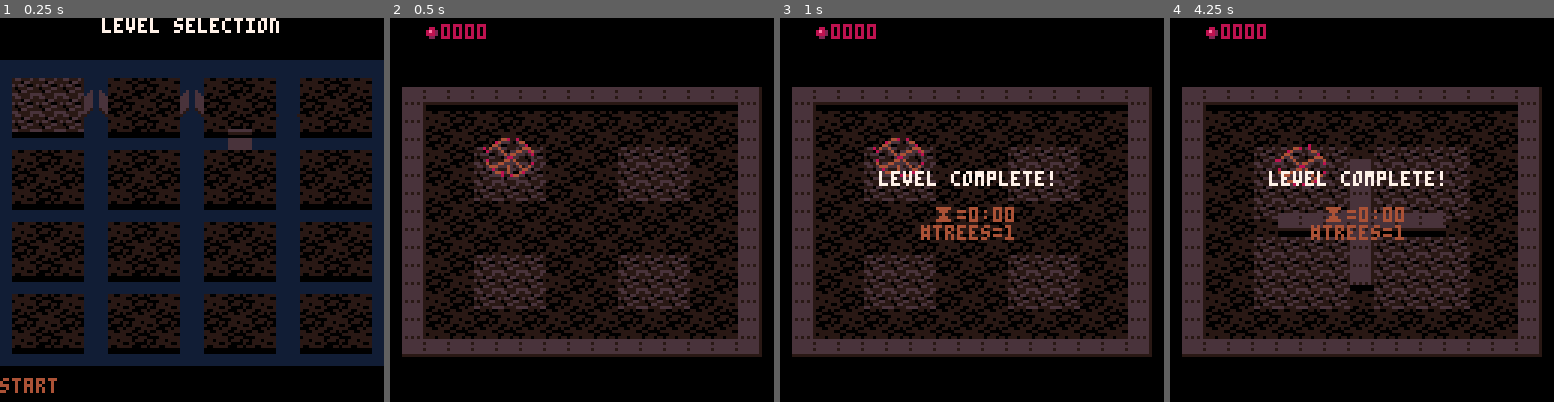
Above: before the commit, frames 1-4 (left to right).
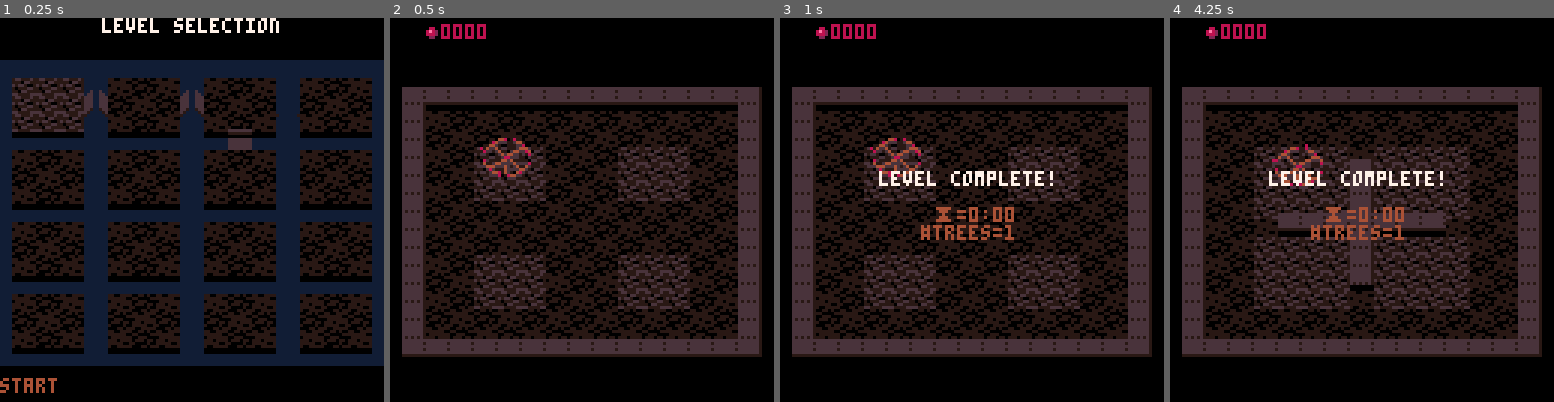
Above: after the commit, the same moments.

Repository: erwinbonsma/WhereToRootPico8
Game: PICO-8 cartridge wheretoroot.p8
The game is run twice, just before and just after one commit, with the same random seed, the same clock (stepped at 60 frames per second) and the same inputs.
Inputs:
- Up to frame 1 (0.25 s): no input
- Up to frame 2 (0.5 s): tap X (X key) at 0.33 s
- Up to frame 3 (1 s): tap O (Z key) at 0.7 s
- Up to frame 4 (4.25 s): tap X (X key) at 1.07, 1.85, 2.97, 4.08 s; hold Right 1.6-2.1 s; tap O (Z key) every 0.4 s from 1.7 to 4.1 s; hold Up 2.15-2.42 s; hold Right 2.47-3.03 s; hold Left 3.08-3.58 s; hold Down 3.63-3.97 s; hold Right from 4.02 s (still down)

Frame 1 is identical in both runs. In frame 2, 0.6% of the frame differs, in the area x 23-38%, y 31-43%; in frame 3, 0.6%; in frame 4, 0.5%.

Commit message:
Show tree for completed levels

Diff:
--- a/wheretoroot.p8
+++ b/wheretoroot.p8
@@ -201,8 +201,6 @@
  local o=setmetatable({},self)
  self.__index=self
 
- o:_setpos(0)
-
  o.stats=stats
  o.grid=cellgrid:new({
   mx=0,my=18,nrows=17,ncols=17
@@ -217,14 +215,61 @@
   o.vbridges[b]=true
  end
 
+ for p=19,0,-1 do
+  o:_setpos(p)
+  if stats:is_done(o.lvl) then
+   o:_addtree(1)
+  end
+ end
+
  return o
 end
 
 function levelmenu:_setpos(pos)
+ if self.pos!=nil then
+  for x=1,3 do
+   for y=1,3 do
+    local odd=(x+y)%2==0
+    mset(
+     self.grid.mx+x+self.cx*4,
+     self.grid.my+y+self.cy*4,
+     odd and 64 or 65
+    )
+   end
+  end
+ end
+
  self.pos=pos
  self.cx=pos%4
  self.cy=flr(pos/4)
  self.lvl=levelmenu_pos[pos+1]
+ self.tree=self.stats:is_done(
+  self.lvl
+ )
+
+ for x=1,3 do
+  for y=1,3 do
+   mset(
+    self.grid.mx+x+self.cx*4,
+    self.grid.my+y+self.cy*4,
+    66
+   )
+  end
+ end
+end
+
+--add tree at current position
+function levelmenu:_addtree(age)
+ self.grid:add(tree:new(
+  self.cx*32+20,
+  self.cy*32+20,{
+   age=age,
+   preserve=true,
+   seeds={},
+   player={pal=player_pals[1]}
+  }
+ ))
+ self.tree=true
 end
 
 function levelmenu:_can_move(
@@ -283,6 +328,15 @@
    self.lvl,self.stats
   )
  end
+
+ if (
+  not self.tree and
+  self.stats:is_done(self.lvl)
+ ) then
+  self:_addtree(0)
+ end
+
+ self.grid:update_units()
 end
 
 function levelmenu:draw()
@@ -290,17 +344,12 @@
 
  camera(4,-14)
  self.grid:draw()
+ self.grid:visit_units(
+  draw_treetop
+ )
 
  palt(7,true)
  palt(0,false)
- for x=1,3 do
-  for y=1,3 do
-   spr(66,
-    (self.cx*4+x)*8,
-    (self.cy*4+y)*6-2
-   )
-  end
- end
 
  for p=0,19 do
   local x=(p%4)*32+16
@@ -439,6 +488,8 @@
  self:_insert(
   self:_obj_before_y(obj.y),obj
  )
+ assert(obj.grid==nil)
+ obj.grid=self
 
  for o in all(self.observers) do
   o:unit_added(obj)
@@ -447,6 +498,8 @@
 
 function cellgrid:del(obj)
  self:_remove(obj)
+ assert(obj.grid==self)
+ obj.grid=nil
 
  for o in all(self.observers) do
   o:unit_removed(obj)
@@ -1096,11 +1149,11 @@
  )-self.h-5
  pal(self.player.pal)
  if self.h>=0 then
-  spr(self.si,self.x-3,y)
+  spr(self.si,self.x-4,y)
  else
   sspr(
    self.si*8,0,8,6+self.h,
-   self.x-3,y
+   self.x-4,y
   )
  end
 
@@ -1177,7 +1230,7 @@
  o.age=o.age or 0
  o.rate_refresh=0
 
- o.seeds=nil
+ o.seeds=o.seeds or nil
 
  return o
 end
@@ -1204,7 +1257,6 @@
    add(self.seeds,s)
   end
  end
- self.seed_si=1
 end
 
 function tree:_can_drop(
@@ -1259,7 +1311,7 @@
    )
   end
 
-  grid:add(s)
+  self.grid:add(s)
  end
 end
 
@@ -1273,7 +1325,7 @@
    c+=max(roots_r-d,0)/roots_r
   end
  end
- grid:visit_hits(
+ self.grid:visit_hits(
   self.x,self.y,roots_r,
   visitor,self
  )
@@ -1285,6 +1337,7 @@
  if self.destroy then
   return true
  end
+ if (self.skip_update) return
 
  if self.age>=self.rate_refresh then
   self:_update_growrate()
@@ -1296,7 +1349,6 @@
 
  if self.seeds==nil then
   self:_blossom()
-  return
  end
 
  local seed_si=max(1,min(4,ceil(
@@ -1311,8 +1363,12 @@
 
  if (self.age<1) return
 
- self:_dropseeds()
- return true
+ if self.preserve then
+  self.skip_update=true
+ else
+  self:_dropseeds()
+  return true
+ end
 end
 
 tree_sprites={
@@ -1329,10 +1385,10 @@
 
  local x=self.x
  local y=flr(self.y*yscale)
- line(x,y,x,y-h,4)
- line(x+1,y,x+1,y-h,5)
+ line(x-1,y,x-1,y-h,4)
+ line(x,y,x,y-h,5)
  line(
-  x,y-h,x+1,y-h,
+  x-1,y-h,x,y-h,
   self.player.pal[6]
  )
 end
@@ -1347,19 +1403,26 @@
  if si<5 then
   spr(
    tree_sprites[si],
-   self.x-3,
+   self.x-4,
    self.y*yscale-8
   )
  else
   spr(
    tree_sprites[si],
-   self.x-7,
+   self.x-8,
    self.y*yscale-11,
    2,2
   )
  end
  pal(0)
 end
+
+function draw_treetop(unit)
+ if istree(unit) then
+  unit:draw_crown()
+ end
+end
+
 
 -->8
 --players
@@ -1730,12 +1793,6 @@
    "gameend",
    gameend_anim,self,msg
   )
- end
-end
-
-function draw_treetop(unit)
- if istree(unit) then
-  unit:draw_crown()
  end
 end
 
